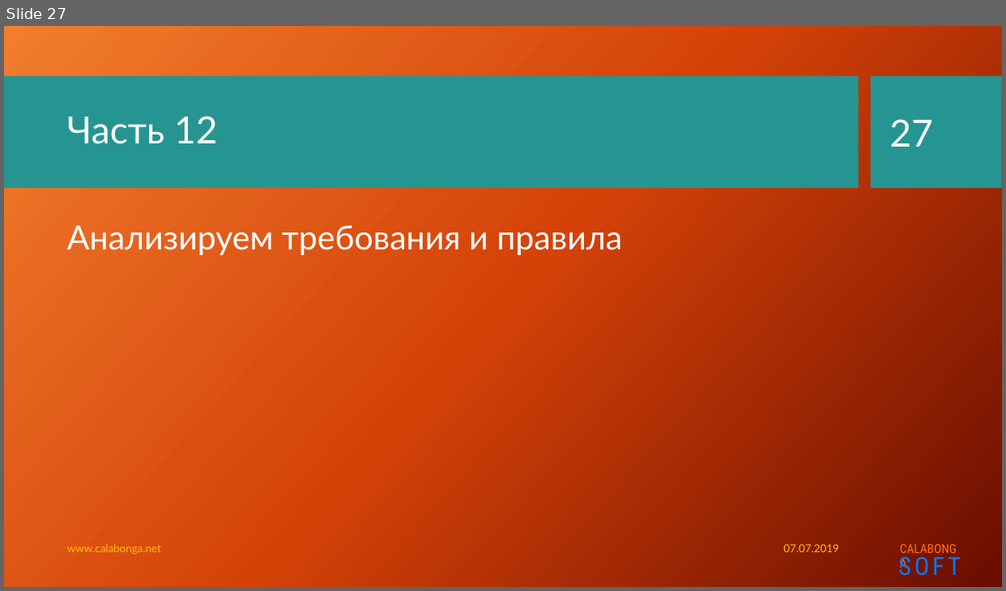
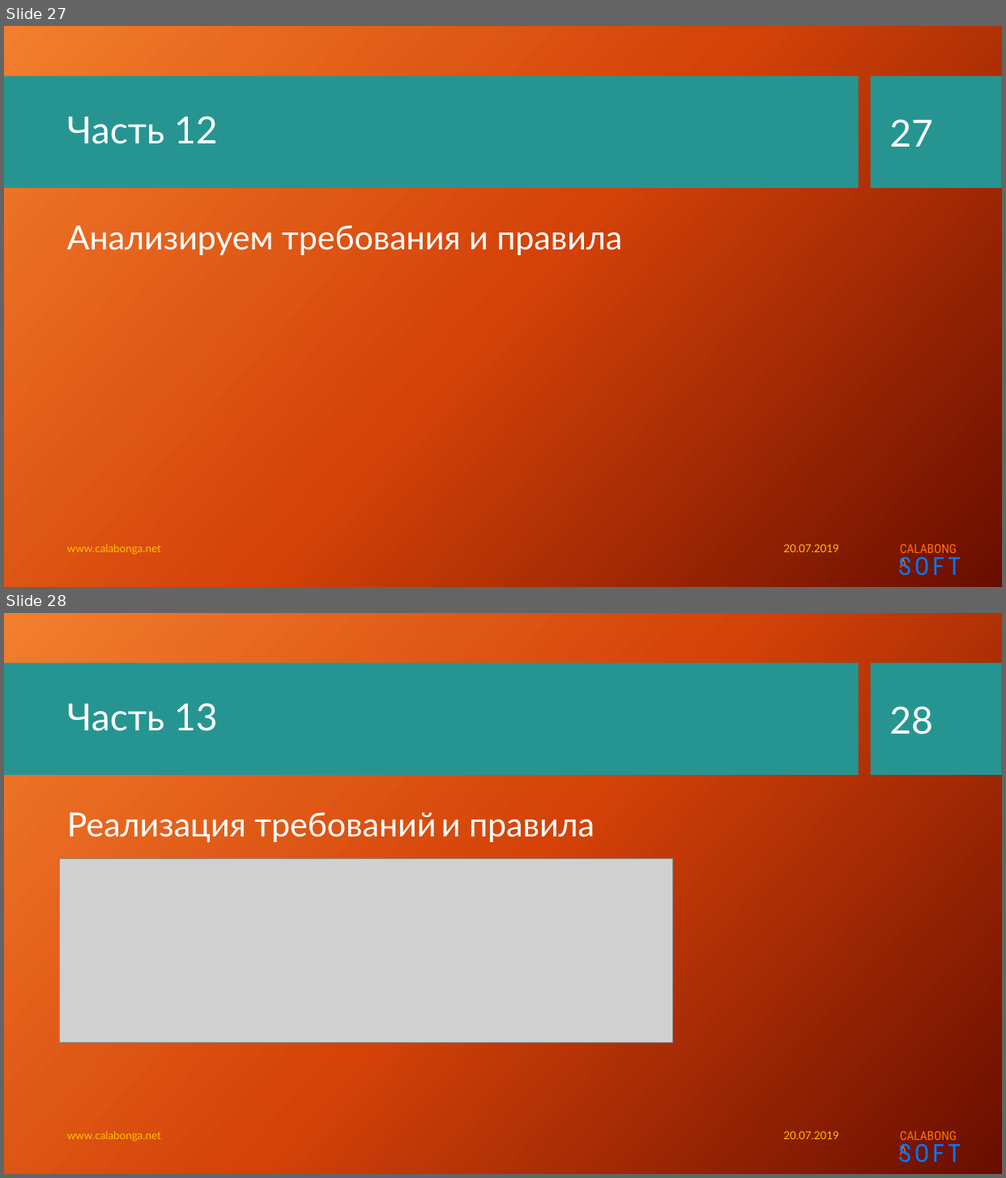
Before and after one commit to Calabonga/Calabonga.Catalog, a slide deck: Presentation/Calabonga.Catalog.pptx. Shown one above the other, each under a label of ours: slide 27 before the commit, slides 27 and 28 after it. The pictures are 1006x591 and 1006x1178 pixels, drawn with LibreOffice and Linux fonts; fonts in the diff are those of the drawing; grey boxes stand for pictures; background and template pictures are left out. Boxes give left, top, right and bottom in pixels: in the first picture for what was removed or moved away, otherwise in the second. Text is boxed around its words. In the diff, an @@ line names an element or a change of style, - is before the commit and + after.

```diff
--- a/Presentation/Calabonga.Catalog.pptx
+++ b/Presentation/Calabonga.Catalog.pptx
@@ slide 28 added at (4, 613, 1002, 1174), background picture (left out); not listed: 4 template elements that a slide beside it also shows @@
@@ title added at (67, 703, 218, 731), 36 pt, text #FFFFFF @@
+Часть 13
@@ page number added at (889, 706, 933, 735), 36 pt, text #FFFFFF @@
+28
@@ text added at (67, 812, 594, 842), 32 pt, text #FFFFFF @@
+Реализация требований и правила
@@ picture added at (59, 858, 672, 1043) @@
@@ text added at (67, 1131, 161, 1142), 10.5 pt, text #FFC000 @@
+www.calabonga.net
@@ text added at (783, 1131, 838, 1139), 10.5 pt, text #FFC000 @@
+20.07.2019
@@ slide 27 changed as well @@
@@ text at (783, 544, 838, 552): text changed @@
-07.07.2019
+20.07.2019
```
Also in this commit, not shown: 25 other slides changed, 23 other files.
